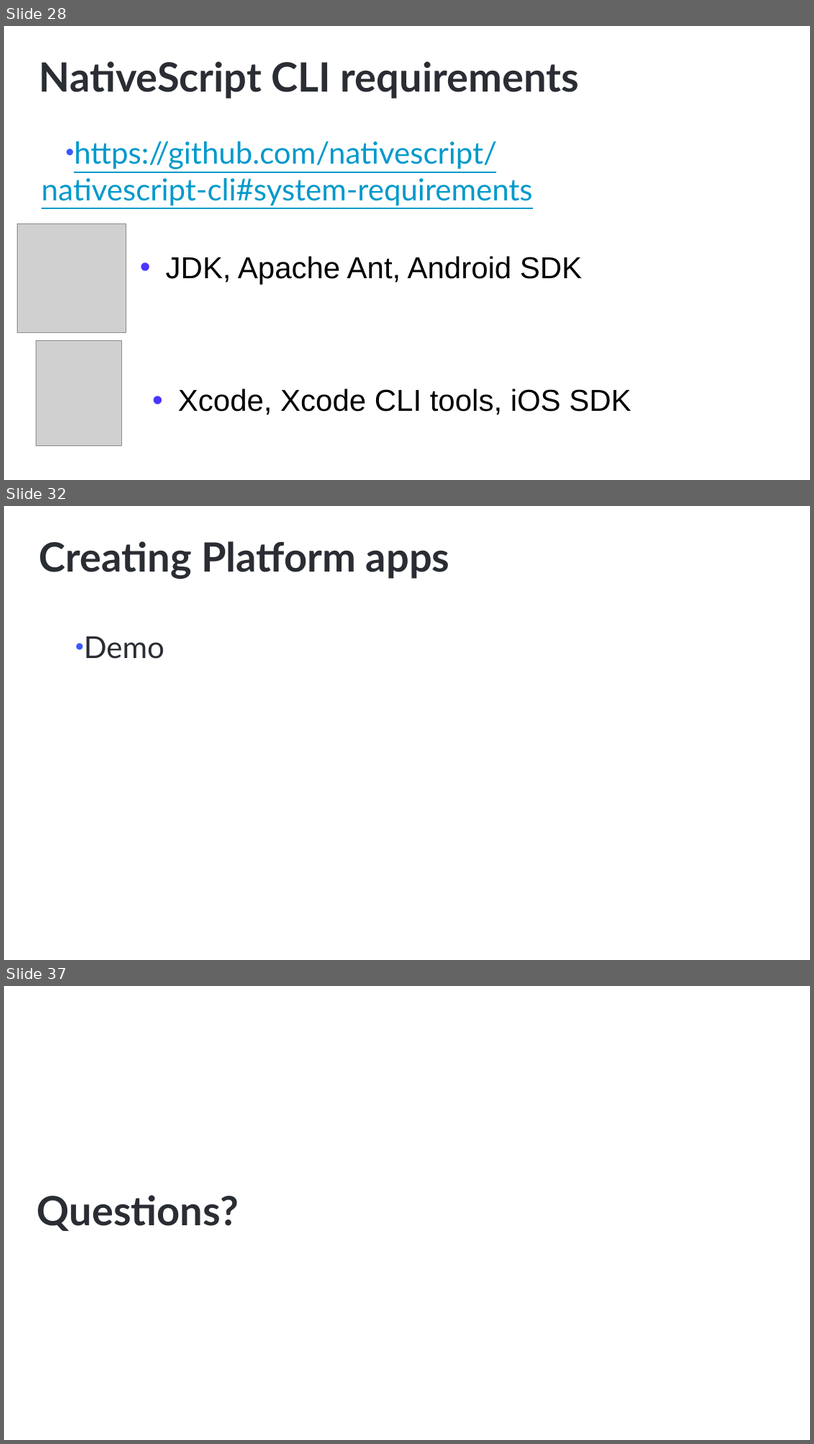
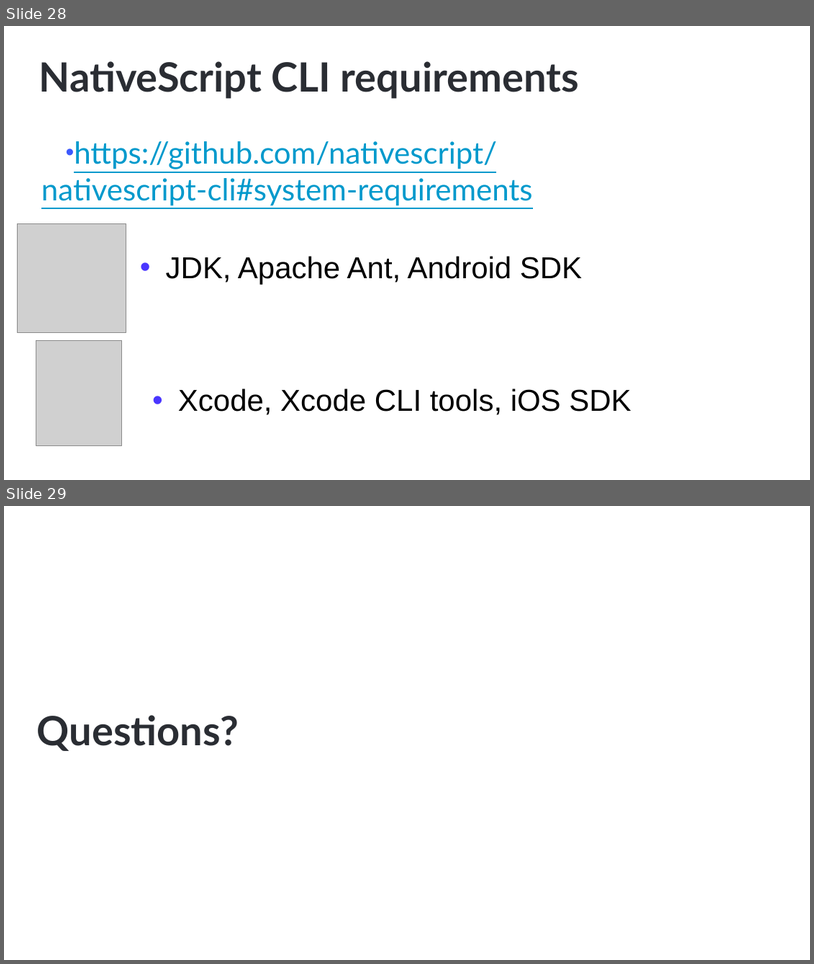
Before and after one commit to NativeScript/NativeScript-NEXT-Workshop, a slide deck: slides/1-Intro/intro.pptx. Shown one above the other, each under a label of ours: slides 28, 32 and 37 before the commit, slides 28 and 29 after it; the slides between them are not shown. The pictures are 814x1444 and 814x964 pixels, drawn with LibreOffice and Linux fonts; fonts in the diff are those of the drawing; grey boxes stand for pictures; background and template pictures are left out. Boxes give left, top, right and bottom in pixels: in the first picture for what was removed or moved away, otherwise in the second. Text is boxed around its words. In the diff, an @@ line names an element or a change of style, - is before the commit and + after.

```diff
--- a/slides/1-Intro/intro.pptx
+++ b/slides/1-Intro/intro.pptx
@@ slide 32 removed at <box>4,506,810,960</box>, background #FFFFFF @@
@@ title removed at <box>39,541,450,579</box> @@
-Creating Platform apps
@@ text removed at <box>84,636,165,659</box> @@
-• Demo
@@ what was slide 37 is now slide 29 @@
```
Also in this commit, not shown: 2 slides changed, 7 other slides removed, 1 other file.
